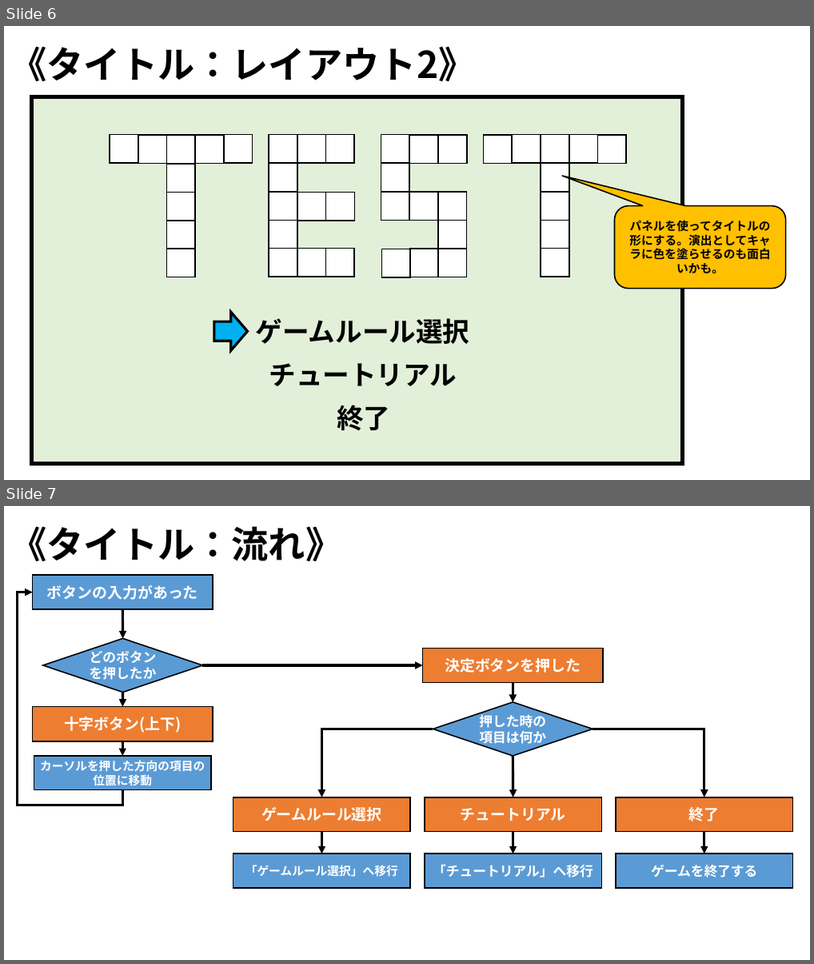
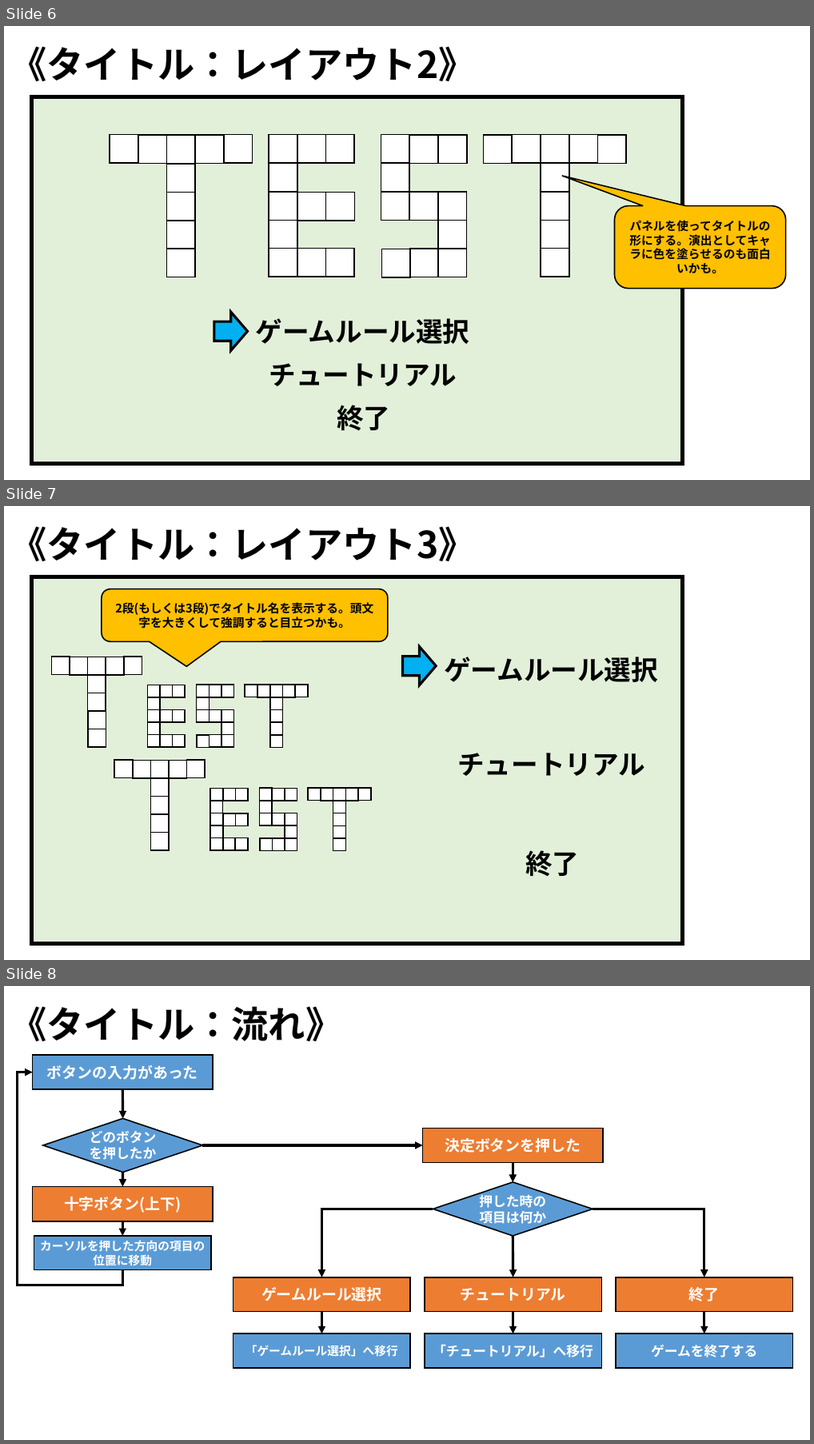
Before and after one commit to ARITA-MEIGEN/C-Team001, a slide deck: data/GS3_チーム2_仕様書.pptx. Shown one above the other, each under a label of ours: slides 6 and 7 before the commit, slides 6, 7 and 8 after it. The pictures are 814x964 and 814x1444 pixels, drawn with LibreOffice and Linux fonts; fonts in the diff are those of the drawing; background and template pictures are left out. Boxes give left, top, right and bottom in pixels: in the first picture for what was removed or moved away, otherwise in the second. Text is boxed around its words. In the diff, an @@ line names an element or a change of style, - is before the commit and + after.

Commit message:
タイトルのレイアウト案を追加。

```diff
--- a/data/GS3_チーム2_仕様書.pptx
+++ b/data/GS3_チーム2_仕様書.pptx
@@ slide 7 added at box(4, 506, 810, 960), background picture (left out) @@
@@ text added at box(10, 526, 475, 561), 44 pt, text #000000, bold @@
+《タイトル：レイアウト3》
@@ rectangle added at box(32, 576, 683, 944), fill #E2F0D9, outline #000000 4.5 pt @@
@@ rounded speech box added at box(102, 589, 387, 641), fill #FFC000, outline #000000 1.5 pt, 14 pt, text #000000, bold @@
+2段(もしくは3段)でタイトル名を表示する。頭文字を大きくして強調すると目立つかも。
@@ right arrow added at box(403, 646, 437, 685), fill #00B0F0, outline #000000 3 pt @@
@@ group added at box(52, 656, 142, 747): 9 rectangles @@
@@ text added at box(444, 656, 658, 682), 32 pt, text #000000, bold @@
+ゲームルール選択
@@ group added at box(245, 684, 308, 748): 9 rectangles @@
@@ group added at box(147, 684, 186, 747): 11 rectangles @@
@@ group added at box(196, 684, 234, 748): 11 rectangles @@
@@ group added at box(114, 760, 206, 850): 9 rectangles @@
@@ text added at box(458, 752, 646, 776), 32 pt, text #000000, bold @@
+チュートリアル
@@ group added at box(308, 788, 371, 851): 9 rectangles @@
@@ group added at box(211, 788, 249, 850): 11 rectangles @@
@@ group added at box(260, 788, 298, 851): 11 rectangles @@
@@ text added at box(526, 850, 579, 876), 32 pt, text #000000, bold @@
+終了
@@ what was slide 7 is now slide 8 @@
```
